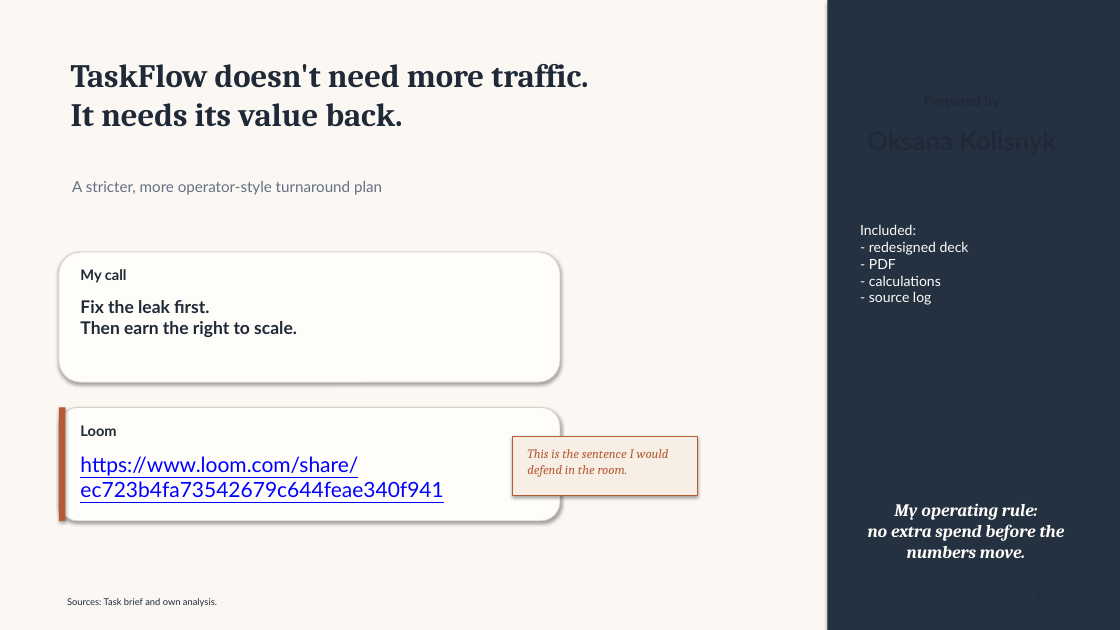
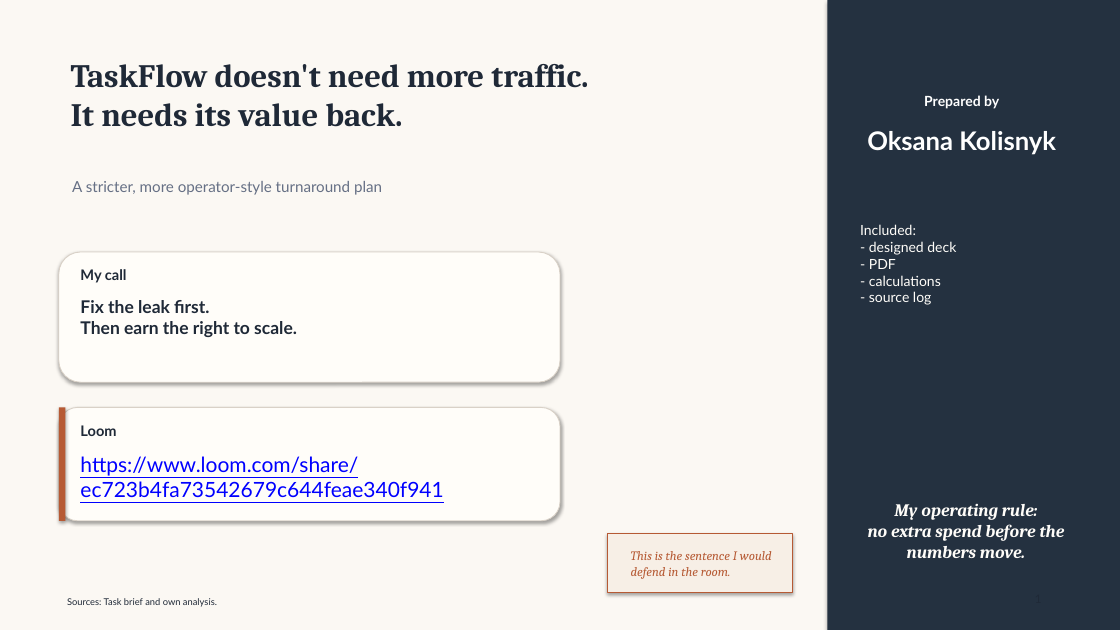
Before and after one commit to TEZv/Genesis-Academy_Strategy-Operations-School-2.0-Case-Task, a slide deck: slide 1 of deliverables/taskflow-case-presentation.pptx. Drawn at 1120x630 pixels with LibreOffice and Linux fonts; fonts in the diff are those of the drawing. Boxes give left, top, right and bottom in pixels: in the first picture for what was removed or moved away, otherwise in the second. Text is boxed around its words. In the diff, an @@ line names an element or a change of style, - is before the commit and + after.

```diff
--- a/deliverables/taskflow-case-presentation.pptx
+++ b/deliverables/taskflow-case-presentation.pptx
@@ text added at (924, 95, 999, 109), 12 pt, text #FFFFFF, bold @@
+Prepared by
@@ text added at (867, 131, 1056, 155), 22 pt, text #FFFFFF, bold @@
+Oksana Kolisnyk
@@ text at (869, 241, 956, 255): text changed @@
-- redesigned deck
+- designed deck
@@ rectangle: place and size @@
-rectangle at (513, 437, 697, 496)
+rectangle at (607, 534, 792, 592)
@@ text "This is the sentence I ...": place and size @@
-text "This is the sentence I ..." at (527, 449, 669, 477)
+text "This is the sentence I ..." at (631, 551, 772, 579)
```
Also in this commit, not shown: 7 other slides changed, 1 other file.
